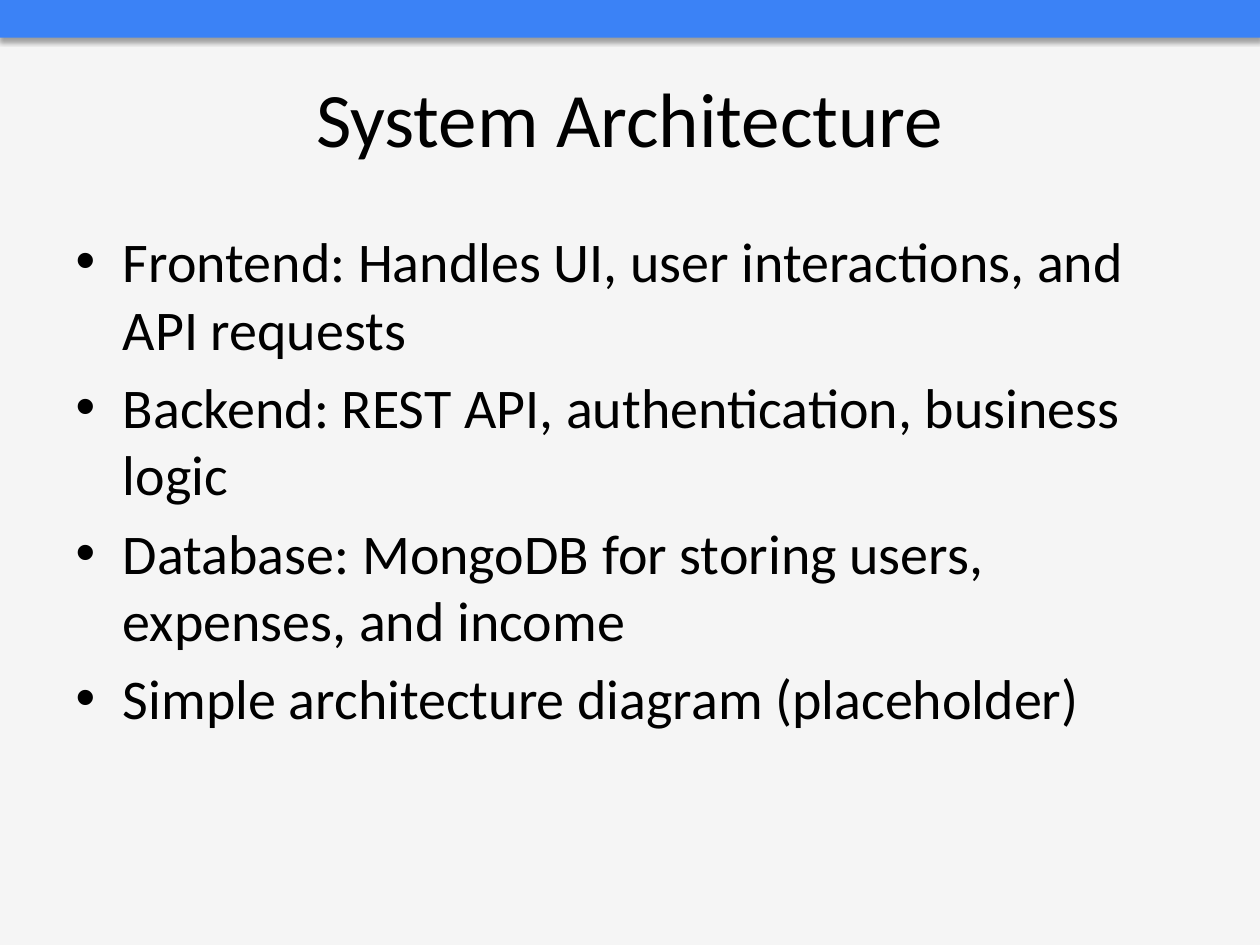
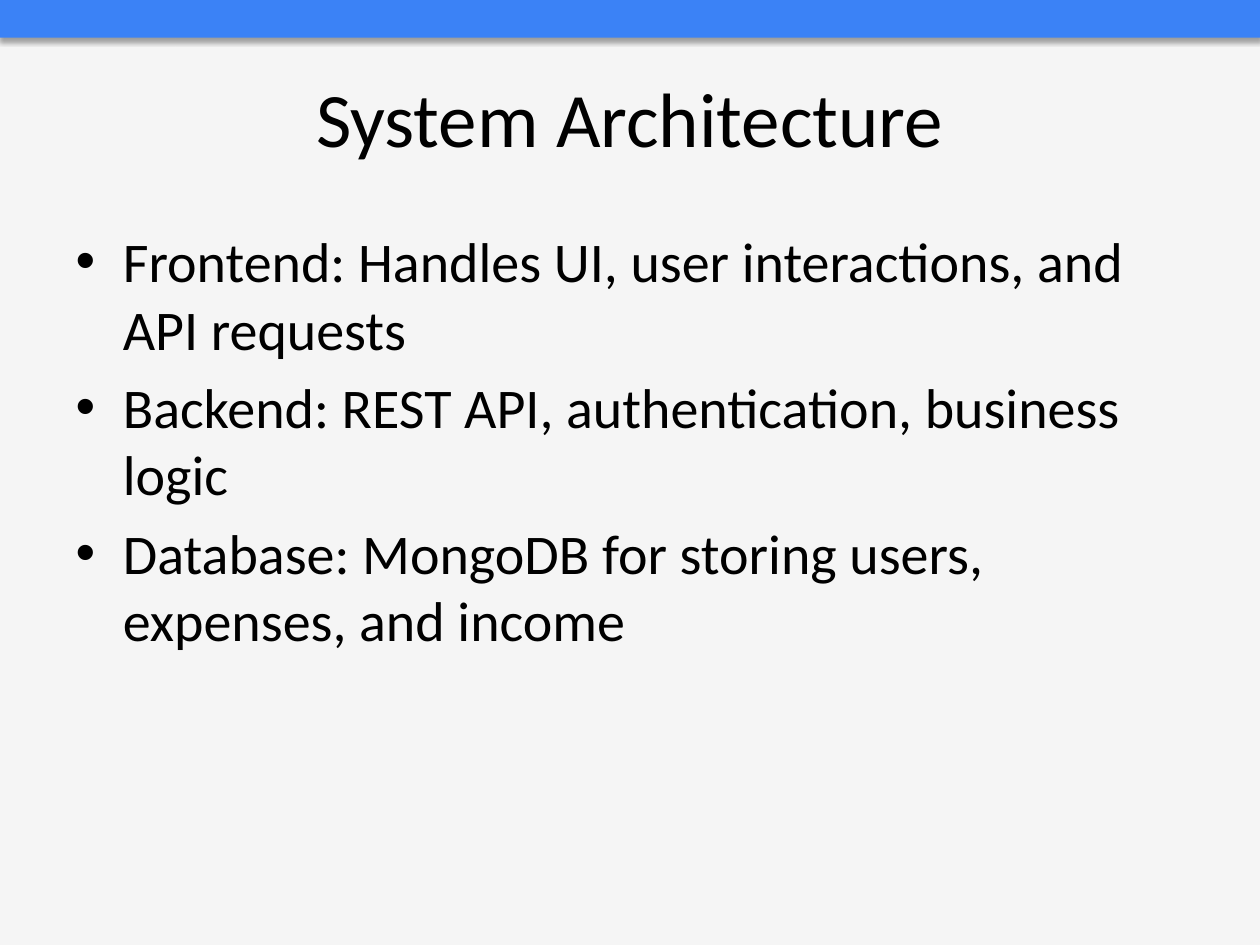
Before and after one commit to sarthaksinha2003/Expense-Tracker, a slide deck: slide 5 of Expense_Tracker.pptx. Drawn at 1260x945 pixels with LibreOffice and Linux fonts; fonts in the diff are those of the drawing. Boxes give left, top, right and bottom in pixels: in the first picture for what was removed or moved away, otherwise in the second. Text is boxed around its words. In the diff, an @@ line names an element or a change of style, - is before the commit and + after.

Commit message:
update project presentation file for Expense Tracker

```diff
--- a/Expense_Tracker.pptx
+++ b/Expense_Tracker.pptx
@@ text at (123, 678, 1079, 729): paragraph removed @@
-• Simple architecture diagram (placeholder)
```
